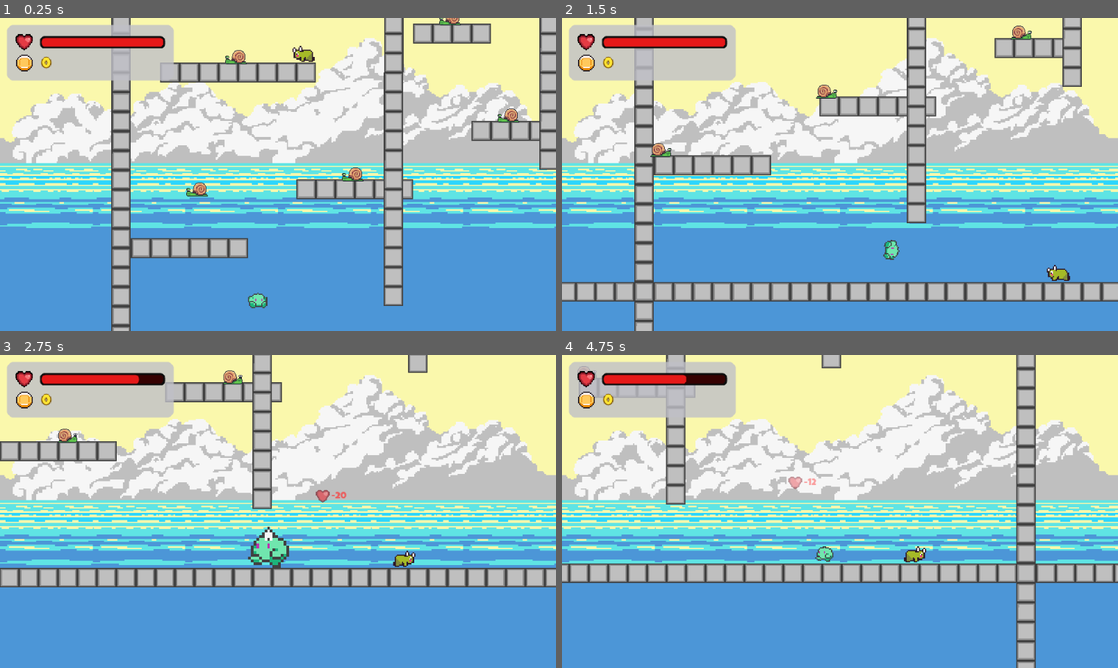
Above: before the commit, frames 1-4 (two rows, left to right).
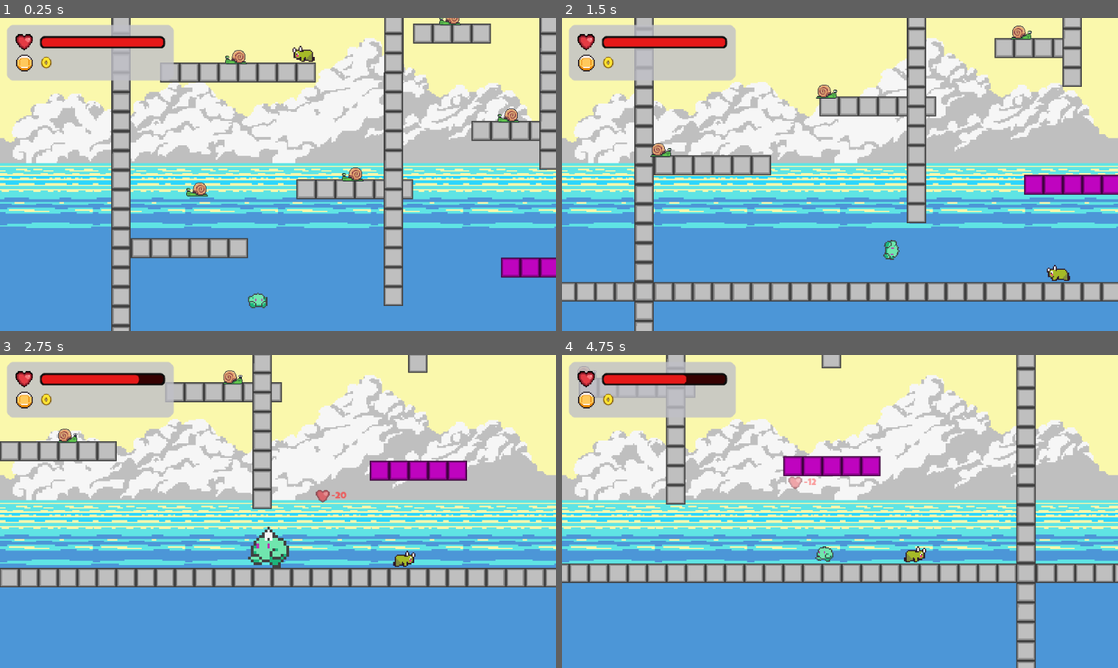
Above: after the commit, the same moments.

Repository: gavalanche87/puffle
Game: Godot game, scene res://scenes/VerticalTestScene.tscn
The game is run twice, just before and just after one commit, with the same random seed, the same clock (stepped at 60 frames per second) and the same inputs.
Inputs:
- Up to frame 1 (0.25 s): no input
- Up to frame 2 (1.5 s): tap Enter (ui_accept) at 0.5, 0.77 s; hold Right (ui_right) from 0.53 s (still down); tap Z (toggle_mode) at 0.6, 1.35 s
- Up to frame 3 (2.75 s): tap Enter (ui_accept) at 1.52 s; release Right (ui_right) at 2.03 s; hold Left (ui_left) from 2.03 s (still down); tap Z (toggle_mode) at 2.1 s
- Up to frame 4 (4.75 s): release Left (ui_left) at 2.78 s; hold Right (ui_right) 2.78-4.28 s; tap Z (toggle_mode) at 2.85, 3.6, 4.35 s; tap Enter (ui_accept) at 3.02, 3.77, 4.52 s; hold Left (ui_left) from 4.28 s (still down)

The runs differ from the first frame. In frame 1, 0.7% of the frame differs, in the area x 90-100%, y 76-84%; in frame 2, 1.1%; in frame 3, 1.1%; in frame 4, 1.2%, in the area x 39-58%, y 32-39%.

Commit message:
Add big-mode destroyable platforms with break FX

Diff:
--- /dev/null
+++ b/scenes/DestroyablePlatform.tscn
@@ -0,0 +1,26 @@
+[gd_scene format=3 uid="uid://m5v7kkve38uv"]
+
+[ext_resource type="Script" uid="uid://3qwu4p7vblji" path="res://scripts/destroyable_platform.gd" id="1"]
+[ext_resource type="Texture2D" uid="uid://chcknj0nh57jb" path="res://assets/tiles/platform_palette_blue.png" id="2"]
+
+[sub_resource type="RectangleShape2D" id="1"]
+size = Vector2(224, 32)
+
+[node name="DestroyablePlatform" type="StaticBody2D" unique_id=129685387]
+script = ExtResource("1")
+
+[node name="Visual" type="Sprite2D" parent="." unique_id=1706883169]
+modulate = Color(1, 0.019607844, 1, 1)
+texture_filter = 1
+texture_repeat = 2
+texture = ExtResource("2")
+region_enabled = true
+region_rect = Rect2(0, 0, 224, 32)
+
+[node name="CollisionShape2D" type="CollisionShape2D" parent="." unique_id=449271532]
+shape = SubResource("1")
+
+[node name="BreakArea" type="Area2D" parent="." unique_id=1489886127]
+
+[node name="CollisionShape2D" type="CollisionShape2D" parent="BreakArea" unique_id=1307059250]
+shape = SubResource("1")
--- a/scenes/VerticalTestScene.tscn
+++ b/scenes/VerticalTestScene.tscn
@@ -7,6 +7,7 @@
 [ext_resource type="Texture2D" uid="uid://c7tffwc222mk2" path="res://assets/backgrounds/background_1.png" id="6"]
 [ext_resource type="PackedScene" uid="uid://cp2n5wcln742p" path="res://scenes/HUD.tscn" id="8"]
 [ext_resource type="PackedScene" uid="uid://dnhg3sd3vvwvj" path="res://scenes/GreenEnemy.tscn" id="9"]
+[ext_resource type="PackedScene" uid="uid://m5v7kkve38uv" path="res://scenes/DestroyablePlatform.tscn" id="destroyable_platform_scene"]
 [ext_resource type="PackedScene" uid="uid://banbnsurllhhs" path="res://scenes/Ground.tscn" id="ground_scene"]
 [ext_resource type="PackedScene" uid="uid://gt6stjks6uwx" path="res://scenes/Platform.tscn" id="platform_scene"]
 [ext_resource type="PackedScene" path="res://scenes/Wall.tscn" id="wall_scene"]
@@ -62,6 +63,14 @@
 [node name="PlatformE" parent="World/Platforms" unique_id=580559711 instance=ExtResource("platform_scene")]
 position = Vector2(32, 224)
 length_tiles = 4
+
+[node name="DestroyablePlatformA" parent="World/Platforms" unique_id=173608242 instance=ExtResource("destroyable_platform_scene")]
+position = Vector2(192, 160)
+length_tiles = 4
+
+[node name="DestroyablePlatformB" parent="World/Platforms" unique_id=1129467499 instance=ExtResource("destroyable_platform_scene")]
+position = Vector2(192, 608)
+length_tiles = 5
 
 [node name="PlatformF" parent="World/Platforms" unique_id=635516944 instance=ExtResource("platform_scene")]
 position = Vector2(-224, 128)
--- /dev/null
+++ b/scripts/destroyable_platform.gd
@@ -0,0 +1,98 @@
+extends "res://scripts/tiled_body.gd"
+
+@onready var _break_area: Area2D = $BreakArea
+@onready var _break_shape: CollisionShape2D = $BreakArea/CollisionShape2D
+@onready var _visual_node: Sprite2D = $Visual
+
+var _broken: bool = false
+const SMOKE_TEXTURE: Texture2D = preload("res://assets/particles/smoke_particle.png")
+
+func _ready() -> void:
+	super._ready()
+	if _break_area:
+		_break_area.add_to_group("destroyable_platforms")
+		_break_area.monitoring = true
+		_break_area.monitorable = true
+	_sync_break_shape()
+
+func _apply() -> void:
+	super._apply()
+	_sync_break_shape()
+
+func _sync_break_shape() -> void:
+	if _collision == null or _break_shape == null or _collision.shape == null:
+		return
+	_break_shape.position = _collision.position
+	_break_shape.shape = _collision.shape
+
+func break_platform() -> void:
+	if _broken:
+		return
+	_broken = true
+	_spawn_break_fx()
+	if _collision:
+		_collision.set_deferred("disabled", true)
+	if _break_shape:
+		_break_shape.set_deferred("disabled", true)
+	visible = false
+	queue_free()
+
+func _spawn_break_fx() -> void:
+	if _visual_node == null or _visual_node.texture == null:
+		return
+
+	var fx: Node2D = Node2D.new()
+	fx.global_position = global_position
+	fx.z_index = 20
+	get_tree().current_scene.add_child(fx)
+
+	var region: Rect2 = _visual_node.region_rect
+	var chunk_count: int = 4
+	var chunk_w: float = floorf(region.size.x / float(chunk_count))
+	if chunk_w < 8.0:
+		chunk_w = 8.0
+	var color_tint: Color = modulate * _visual_node.modulate
+
+	for i in range(chunk_count):
+		var chunk: Sprite2D = Sprite2D.new()
+		chunk.texture = _visual_node.texture
+		chunk.texture_filter = 1
+		chunk.texture_repeat = 2
+		chunk.region_enabled = true
+		chunk.region_rect = Rect2(region.position.x + chunk_w * i, region.position.y, chunk_w, region.size.y)
+		chunk.centered = true
+		chunk.modulate = color_tint
+		chunk.position = Vector2(-region.size.x * 0.5 + chunk_w * (i + 0.5), 0.0)
+		fx.add_child(chunk)
+
+		var vx: float = randf_range(-120.0, 120.0) + (float(i) - 1.5) * 30.0
+		var vy: float = randf_range(-180.0, -110.0)
+		var rot: float = randf_range(-1.2, 1.2)
+		var drift: float = randf_range(0.35, 0.55)
+
+		var t: Tween = chunk.create_tween()
+		t.set_parallel(true)
+		t.tween_property(chunk, "position", chunk.position + Vector2(vx * drift, vy * drift), drift * 0.5).set_trans(Tween.TRANS_QUAD).set_ease(Tween.EASE_OUT)
+		t.tween_property(chunk, "position", chunk.position + Vector2(vx, 80.0), drift).set_trans(Tween.TRANS_QUAD).set_ease(Tween.EASE_IN).set_delay(drift * 0.5)
+		t.tween_property(chunk, "rotation", rot, drift)
+		t.tween_property(chunk, "modulate:a", 0.0, drift * 0.9).set_delay(drift * 0.1)
+
+	var smoke: CPUParticles2D = CPUParticles2D.new()
+	smoke.texture = SMOKE_TEXTURE
+	smoke.amount = 10
+	smoke.lifetime = 0.45
+	smoke.one_shot = true
+	smoke.explosiveness = 0.9
+	smoke.randomness = 0.6
+	smoke.initial_velocity_min = 40.0
+	smoke.initial_velocity_max = 90.0
+	smoke.spread = 90.0
+	smoke.scale_amount_min = 0.6
+	smoke.scale_amount_max = 1.2
+	smoke.color = Color(1, 1, 1, 0.85)
+	fx.add_child(smoke)
+	smoke.emitting = true
+
+	var cleanup: Tween = fx.create_tween()
+	cleanup.tween_interval(0.8)
+	cleanup.tween_callback(fx.queue_free)
--- a/scripts/player.gd
+++ b/scripts/player.gd
@@ -159,7 +159,9 @@
 	else:
 		_reset_sprite_rotation()
 
+	var was_falling := velocity.y > 0.0
 	move_and_slide()
+	_try_break_destroyable_platform(was_falling)
 	if is_on_floor():
 		grounded_timer = grounded_grace
 	else:
@@ -210,9 +212,18 @@
 	InputMap.action_add_event("toggle_mode", key_event)
 
 func _on_hurtbox_area_entered(area: Area2D) -> void:
+	var is_stomp := velocity.y > 0.0 and global_position.y < area.global_position.y - 6.0
+
+	if area.is_in_group("destroyable_platforms"):
+		var target := area.get_parent()
+		if is_stomp and mode == PlayerMode.BIG and target and target.has_method("break_platform"):
+			target.call("break_platform")
+			velocity.y = stomp_bounce_velocity
+			_play_sfx(sfx_stomp)
+		return
+
 	if not area.is_in_group("enemies"):
 		return
-	var is_stomp := velocity.y > 0.0 and global_position.y < area.global_position.y - 6.0
 	if is_stomp and mode == PlayerMode.BIG:
 		if area.has_method("die"):
 			area.call("die")
@@ -224,6 +235,27 @@
 		_apply_knockback(area)
 		_play_sfx(sfx_hurt)
 		take_damage(enemy_contact_damage)
+
+func _try_break_destroyable_platform(was_falling: bool) -> void:
+	if not was_falling or mode != PlayerMode.BIG:
+		return
+
+	var broken := false
+	for i in range(get_slide_collision_count()):
+		var col := get_slide_collision(i)
+		if col == null:
+			continue
+		if col.get_normal().y > -0.6:
+			continue
+		var collider := col.get_collider()
+		if collider and collider.has_method("break_platform"):
+			collider.call("break_platform")
+			broken = true
+			break
+
+	if broken:
+		velocity.y = stomp_bounce_velocity
+		_play_sfx(sfx_stomp)
 
 func _update_health_ui() -> void:
 	if not health_bar_bg or not health_bar_fill:
Not shown, added: scripts/destroyable_platform.gd.uid
